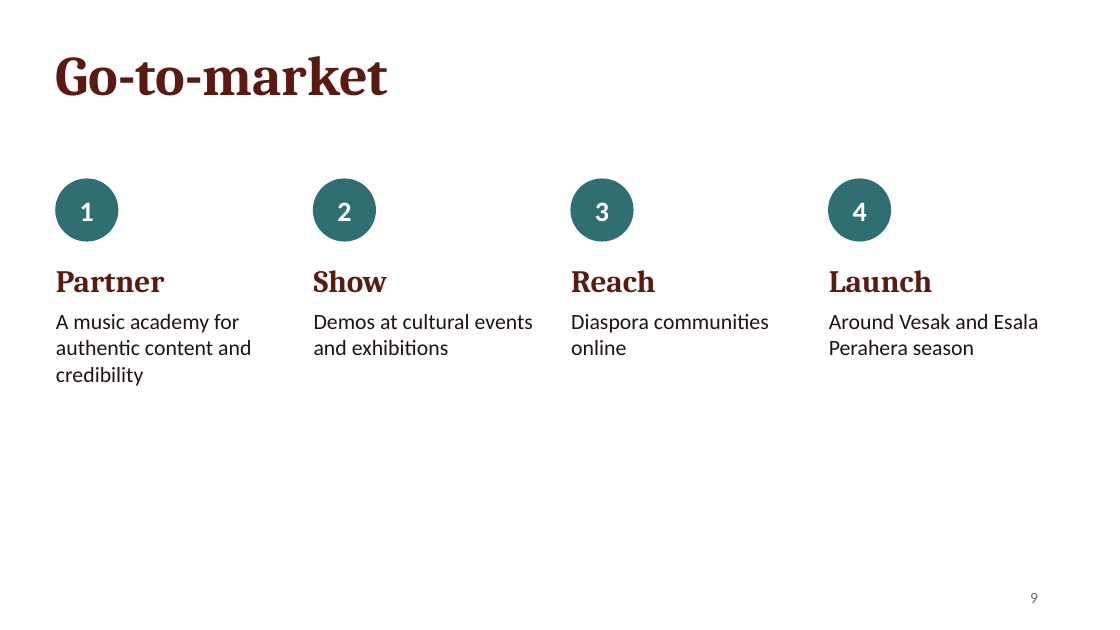
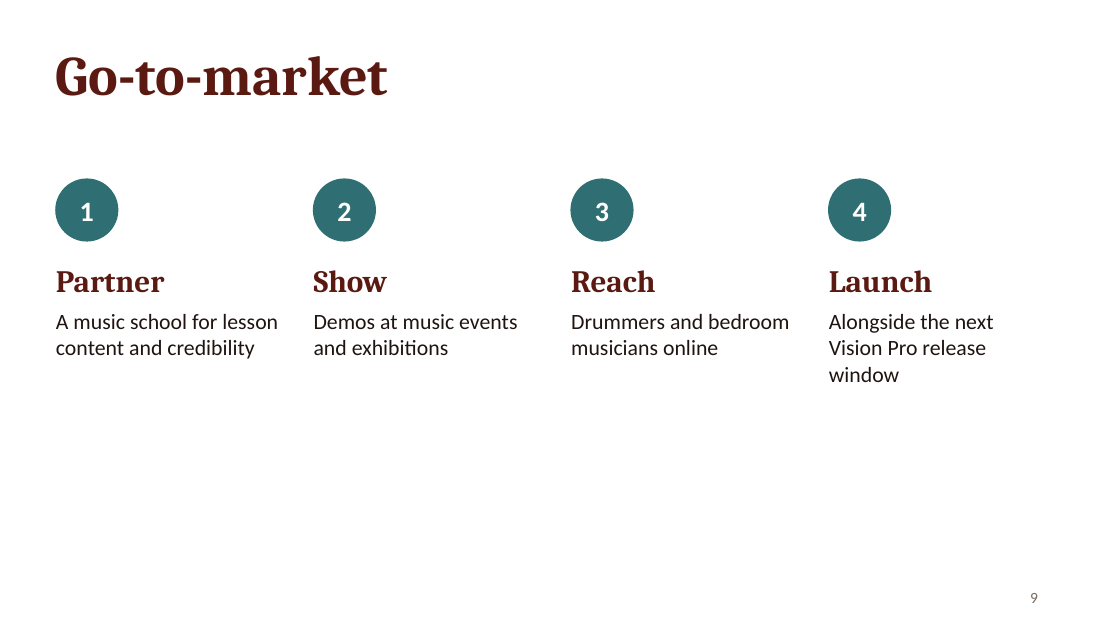
Before and after one commit to chamathyashohara/SoundSpace-visionOS, a slide deck: slide 9 of Docs/Pitch/SoundSpace-Pitch.pptx. Drawn at 1120x630 pixels with LibreOffice and Linux fonts; fonts in the diff are those of the drawing. Boxes give left, top, right and bottom in pixels: in the first picture for what was removed or moved away, otherwise in the second. Text is boxed around its words. In the diff, an @@ line names an element or a change of style, - is before the commit and + after.

```diff
--- a/Docs/Pitch/SoundSpace-Pitch.pptx
+++ b/Docs/Pitch/SoundSpace-Pitch.pptx
@@ text at [56,314,278,359]: text changed @@
-A music academy for authentic content and credibility
+A music school for lesson content and credibility
@@ text at [314,314,517,355]: text changed @@
-Demos at cultural events and exhibitions
+Demos at music events and exhibitions
@@ text at [571,314,789,355]: text changed @@
-Diaspora communities online
+Drummers and bedroom musicians online
@@ text at [829,314,994,382]: text changed @@
-Around Vesak and Esala Perahera season
+Alongside the next Vision Pro release window
```
Also in this commit, not shown: 4 other slides changed, 20 other files.
